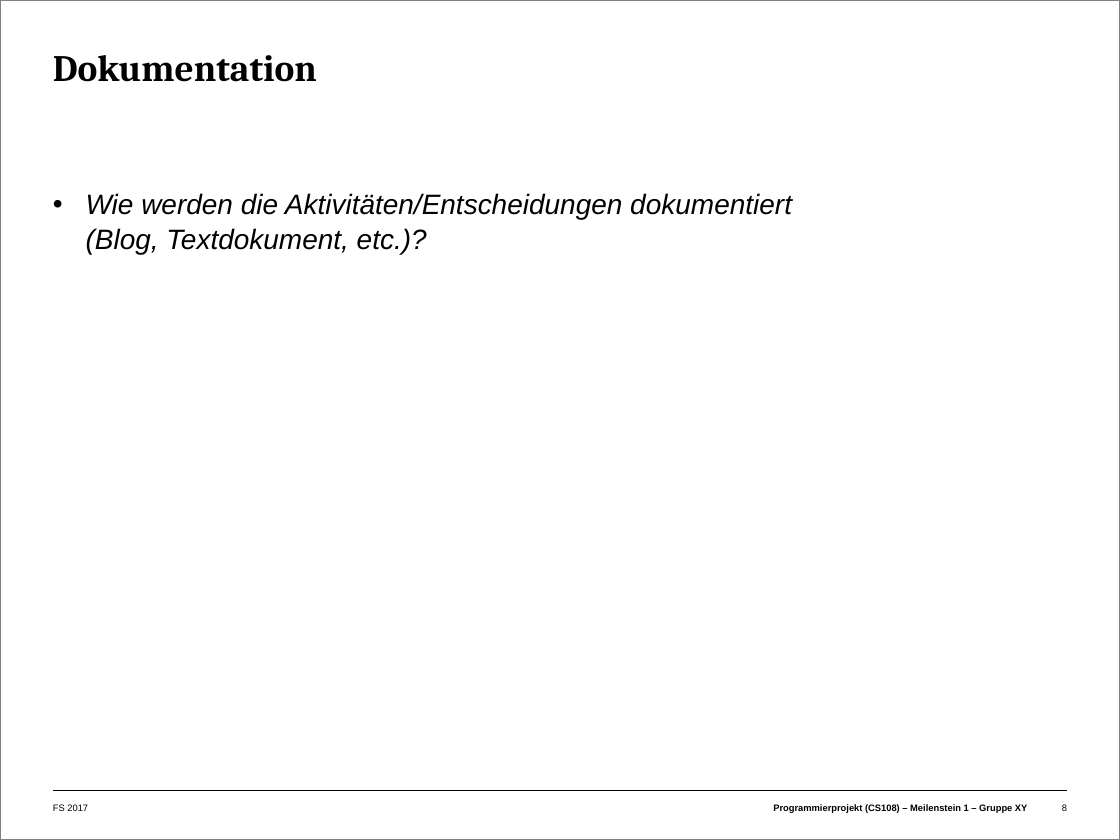
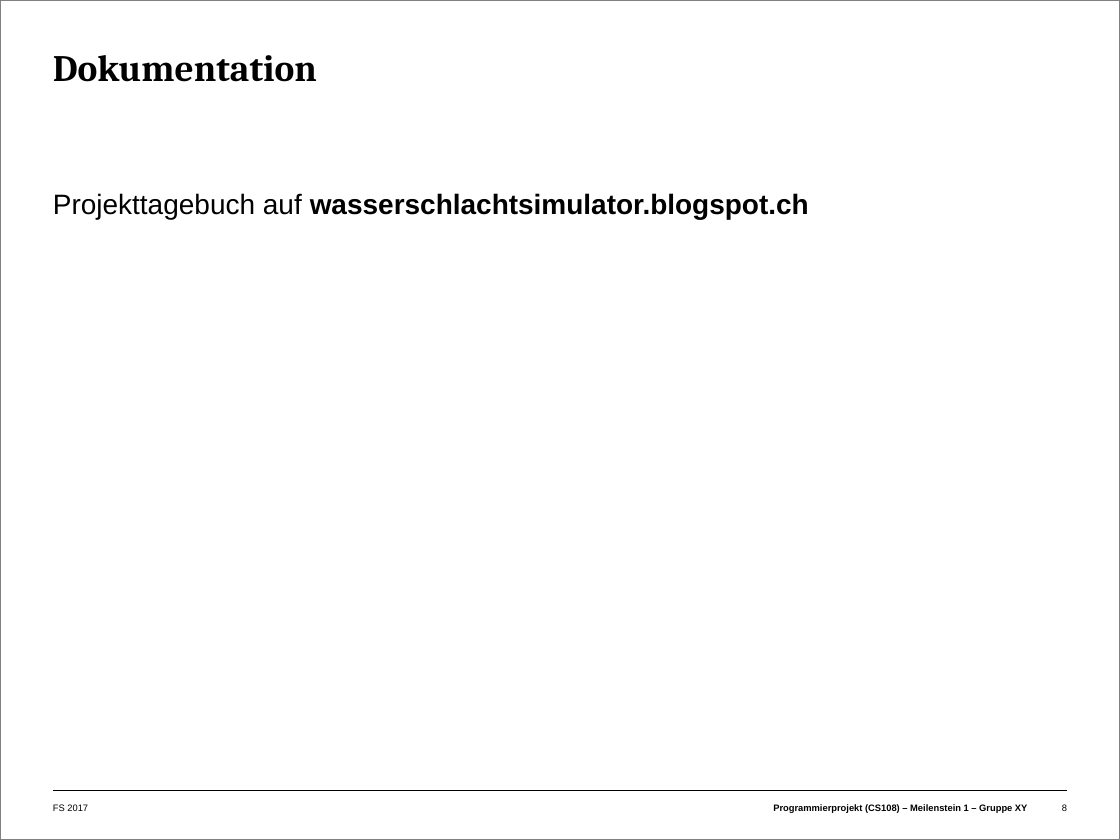
Before and after one commit to happychameleon/ws2017_game, a slide deck: slide 8 of CS108-FS17-meilenstein1-Wasserschlacht.pptx. Drawn at 1120x840 pixels with LibreOffice and Linux fonts; fonts in the diff are those of the drawing. Boxes give left, top, right and bottom in pixels: in the first picture for what was removed or moved away, otherwise in the second. Text is boxed around its words. In the diff, an @@ line names an element or a change of style, - is before the commit and + after.

```diff
--- a/CS108-FS17-meilenstein1-Wasserschlacht.pptx
+++ b/CS108-FS17-meilenstein1-Wasserschlacht.pptx
@@ text at (53,193,809,220): text changed; bold on; italic off @@
-  • Wie werden die Aktivitäten/Entscheidungen dokumentiert
-    (Blog, Textdokument, etc.)?
+Projekttagebuch auf wasserschlachtsimulator.blogspot.ch
```
Also in this commit, not shown: 1 other file.
